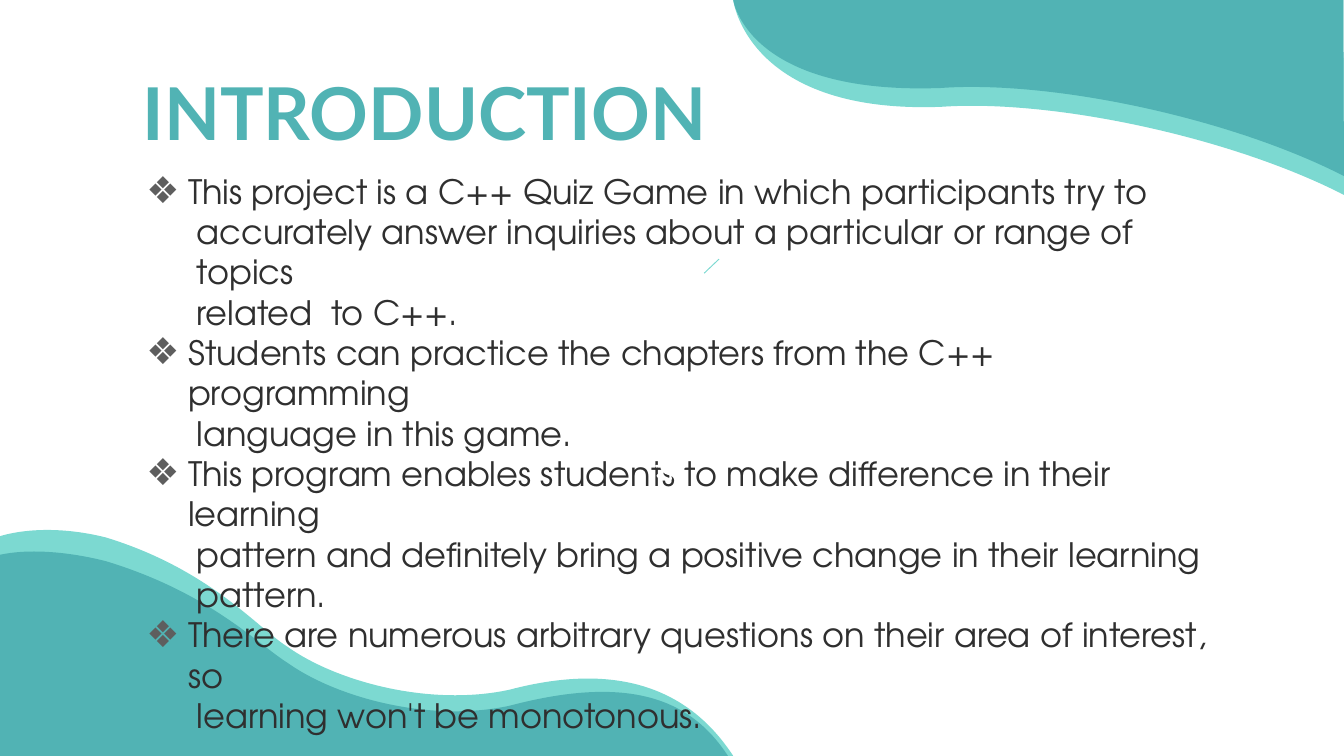
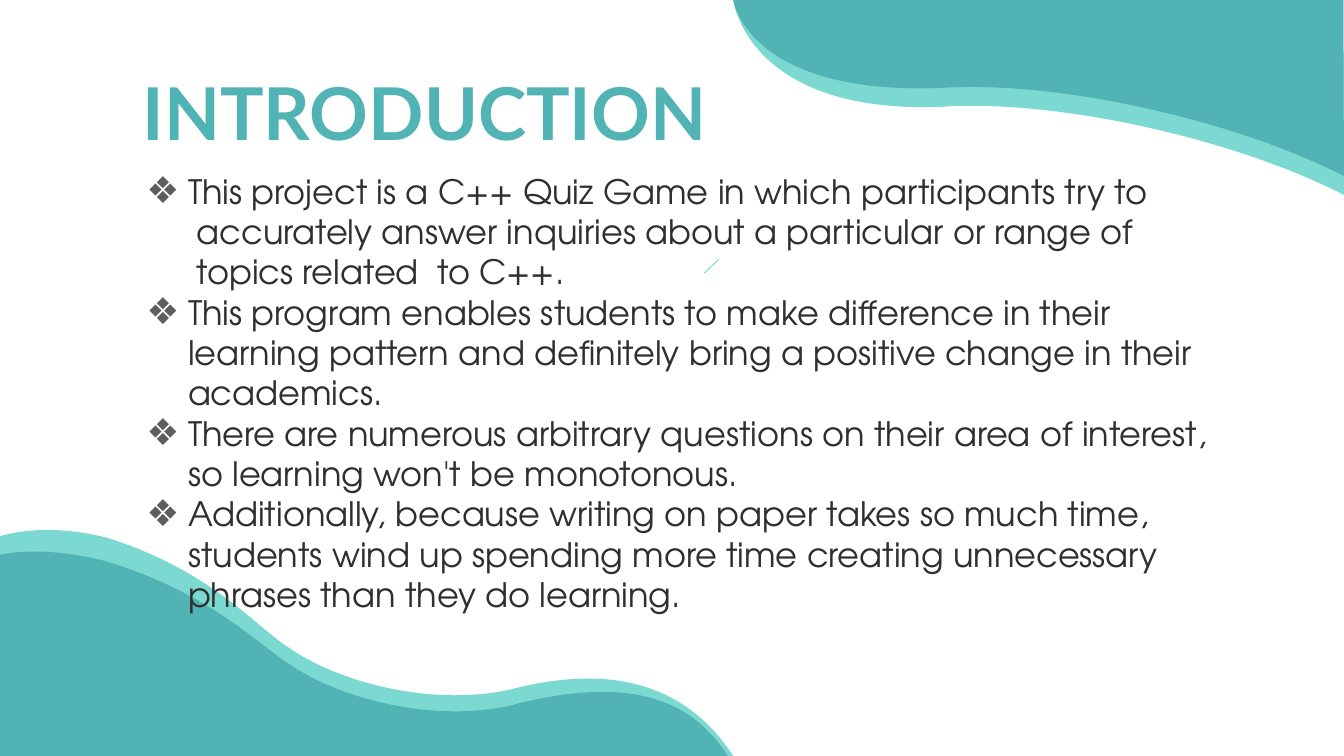
Before and after one commit to kristinatae/Quiz_project, a slide deck: slide 3 of Quiz.pptx. Drawn at 1344x756 pixels with LibreOffice and Linux fonts; fonts in the diff are those of the drawing. Boxes give left, top, right and bottom in pixels: in the first picture for what was removed or moved away, otherwise in the second. Text is boxed around its words. In the diff, an @@ line names an element or a change of style, - is before the commit and + after.

```diff
--- a/Quiz.pptx
+++ b/Quiz.pptx
@@ subtitle at box(188, 209, 1207, 624): text changed @@
-accurately answer inquiries about a particular or range of topics
-related to C++.
-❖ Students can practice the chapters from the C++ programming
-language in this game.
-❖ This program enables students to make difference in their learning
-pattern and definitely bring a positive change in their learning
-pattern.
-❖ There are numerous arbitrary questions on their area of interest, so
-learning won't be monotonous.
+accurately answer inquiries about a particular or range of topics related to C++.
+❖ This program enables students to make difference in their learning pattern and definitely bring a positive change in their academics.
+❖ There are numerous arbitrary questions on their area of interest, so learning won't be monotonous.
+❖ Additionally, because writing on paper takes so much time, students wind up spending more time creating unnecessary phrases than they do learning.
@@ freeform shape removed at box(656, 465, 657, 466) @@
@@ freeform shape removed at box(656, 457, 671, 466) @@
@@ freeform shape removed at box(657, 474, 660, 477) @@
@@ freeform shape removed at box(659, 465, 671, 476) @@
@@ freeform shape removed at box(661, 457, 679, 474) @@
@@ freeform shape removed at box(667, 450, 676, 466) @@
@@ freeform shape removed at box(668, 460, 684, 466) @@
@@ freeform shape removed at box(669, 477, 671, 478) @@
@@ freeform shape removed at box(669, 465, 680, 480) @@
@@ freeform shape removed at box(679, 473, 681, 476) @@
@@ freeform shape removed at box(683, 465, 685, 468) @@
```
Also in this commit, not shown: 2 other slides changed, 2 slides added, 3 slides removed, 11 other files.
